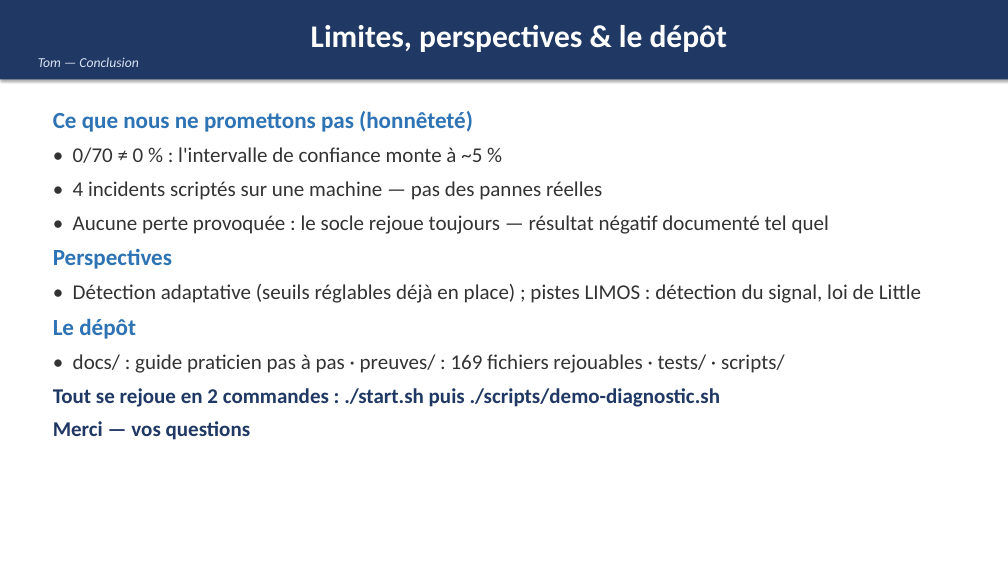
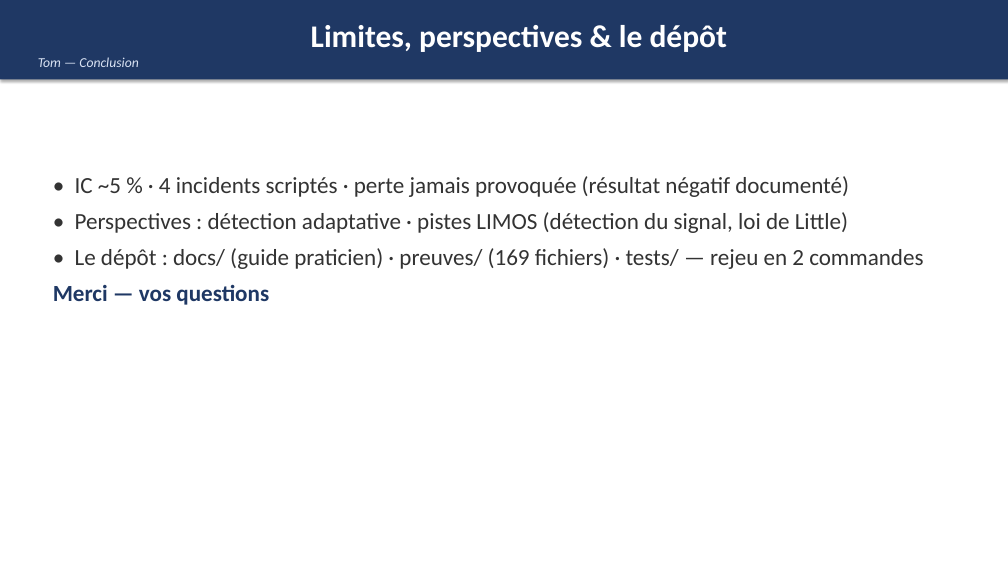
Before and after one commit to TomPERRIN/ISIMA-TP-kafka-2026-observabilite-diagnostique-incidents, a slide deck: slide 11 of travail/soutenance-sae5.pptx. Drawn at 1008x567 pixels with LibreOffice and Linux fonts; fonts in the diff are those of the drawing. Boxes give left, top, right and bottom in pixels: in the first picture for what was removed or moved away, otherwise in the second. Text is boxed around its words. In the diff, an @@ line names an element or a change of style, - is before the commit and + after.

Commit message:
Soutenance : deck allégé (texte réduit) et illustré — arbre de risques, pipeline, architecture, captures dashboard saine et en incident

```diff
--- a/travail/soutenance-sae5.pptx
+++ b/travail/soutenance-sae5.pptx
@@ text "• IC ~5 % · ...": place and size @@
-text "• IC ~5 % · ..." at bbox=[53, 111, 921, 440]
+text "• IC ~5 % · ..." at bbox=[53, 176, 923, 305]
@@ text at bbox=[75, 176, 923, 269]: text changed; size 20 to 22 pt @@
-Ce que nous ne promettons pas (honnêteté)
-• 0/70 ≠ 0 % : l'intervalle de confiance monte à ~5 %
-• 4 incidents scriptés sur une machine — pas des pannes réelles
-• Aucune perte provoquée : le socle rejoue toujours — résultat négatif documenté tel quel
-Perspectives
-• Détection adaptative (seuils réglables déjà en place) ; pistes LIMOS : détection du signal, loi de Little
-Le dépôt
-• docs/ : guide praticien pas à pas · preuves/ : 169 fichiers rejouables · tests/ · scripts/
-Tout se rejoue en 2 commandes : ./start.sh puis ./scripts/demo-diagnostic.sh
+• IC ~5 % · 4 incidents scriptés · perte jamais provoquée (résultat négatif documenté)
+• Perspectives : détection adaptative · pistes LIMOS (détection du signal, loi de Little)
+• Le dépôt : docs/ (guide praticien) · preuves/ (169 fichiers) · tests/ — rejeu en 2 commandes
@@ text at bbox=[53, 284, 269, 305]: size 20 to 22 pt in "Merci — vos questions" @@
```
Also in this commit, not shown: 9 other slides changed.
